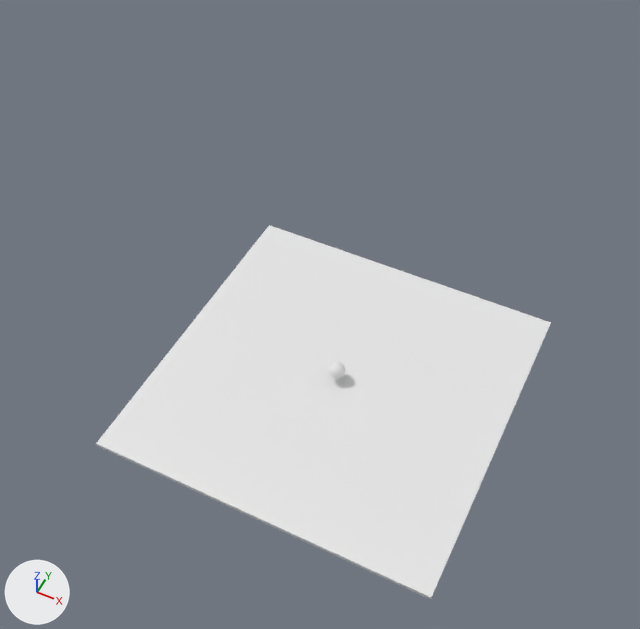
The Blender file assets/scenes/sandbox.blend as it was, and as the next commit left it.
Both versions are drawn from a camera (50 mm lens) standing at (27.0, -58.2, 83.4) and looking at (-1.0, -2.3, 13.5). The lights are fixed; the arrows at lower left show +X, +Y and +Z.

Before the edit, the objects in view are built like this:
```python
me_cube = bpy.data.meshes.new('Cube')
me_cube.from_pydata(...)  # a box spanning x -1.0..1.0, y -1.0..1.0, z -1.0..1.0
me_cube.materials.append(mat_material)  # white #e7e7e7
me_sphere = bpy.data.meshes.new('Sphere')
me_sphere.from_pydata(...)  # a UV sphere (32 segments, 16 rings, poles along z) spanning x -1.0..1.0, y -1.0..1.0, z -1.0..1.0
ob_cube = bpy.data.objects.new('Cube', me_cube)
ob_cube.location = (0.0, 0.0, 0.0)
ob_cube.scale = (20.0, 20.0, 0.2)
ob_sphere = bpy.data.objects.new('Sphere', me_sphere)
ob_sphere.location = (0.0, 0.0, 2.0)
```
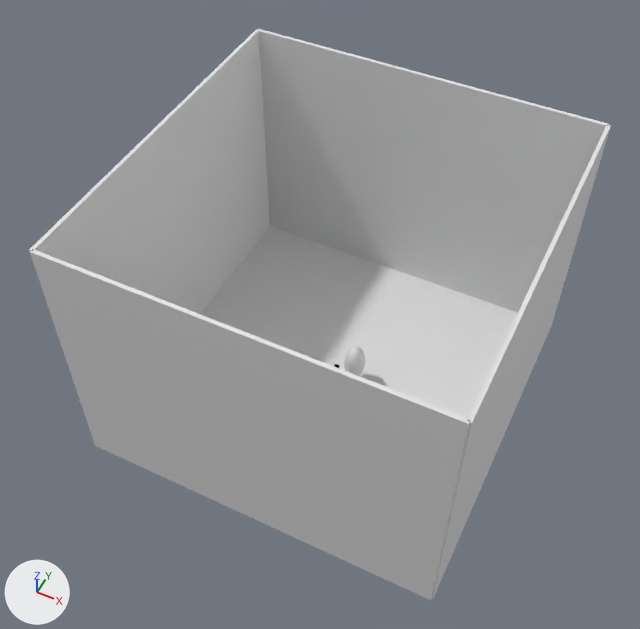
Boxes [x1, y1, x2, y2] around the edits, measured in the pictures (640 x 629 px):
'Wall.001', added: after [30, 250, 469, 600]
'Wall.003', added: after [258, 29, 609, 312]
'Wall', added: after [29, 29, 270, 314]
'Wall.002', added: after [431, 125, 611, 599]
'Player', added: after [344, 346, 365, 376]
'Sphere', deleted: before [328, 362, 345, 379]
'Cube', unchanged, covered by the edit: before [96, 225, 551, 599]; after [201, 227, 518, 419]

The change, as a diff of the scene's bpy script:
```diff
--- a/assets/scenes/sandbox.blend.py
+++ b/assets/scenes/sandbox.blend.py
@@ mat_material_004 @@
+mat_material_004 = principled_material('Material.004')
+mat_material_004.base_color = (0.8, 0.8, 0.8)  # white #e7e7e7
@@ mat_material_003 @@
+mat_material_003 = principled_material('Material.003')
+mat_material_003.base_color = (0.8, 0.8, 0.8)  # white #e7e7e7
@@ mat_material_002 @@
+mat_material_002 = principled_material('Material.002')
+mat_material_002.base_color = (0.8, 0.8, 0.8)  # white #e7e7e7
@@ mat_material_001 @@
+mat_material_001 = principled_material('Material.001')
+mat_material_001.base_color = (0.8, 0.8, 0.8)  # white #e7e7e7
@@ me_cube_004 @@
+me_cube_004.from_pydata(...)  # a box spanning x -1.0..1.0, y -1.0..1.0, z -1.0..1.0
+me_cube_004.materials.append(mat_material_004)  # white #e7e7e7
@@ me_cube_003 @@
+me_cube_003.from_pydata(...)  # a box spanning x -1.0..1.0, y -1.0..1.0, z -1.0..1.0
+me_cube_003.materials.append(mat_material_003)  # white #e7e7e7
@@ me_cube_002 @@
+me_cube_002.from_pydata(...)  # a box spanning x -1.0..1.0, y -1.0..1.0, z -1.0..1.0
+me_cube_002.materials.append(mat_material_002)  # white #e7e7e7
@@ me_cube_001 @@
+me_cube_001.from_pydata(...)  # a box spanning x -1.0..1.0, y -1.0..1.0, z -1.0..1.0
+me_cube_001.materials.append(mat_material_001)  # white #e7e7e7
@@ me_sphere_001 @@
+me_sphere_001.from_pydata(...)  # a UV sphere (32 segments, 16 rings, poles along z) spanning x -1.0..1.0, y -1.0..1.0, z -1.0..1.0
@@ ob_sphere @@
-ob_sphere = bpy.data.objects.new('Sphere', me_sphere)
-ob_sphere.location = (0.0, 0.0, 2.0)
@@ ob_wall_003 @@
+ob_wall_003 = bpy.data.objects.new('Wall.003', me_cube_004)
+ob_wall_003.location = (0.0, 20.0, 15.0)
+ob_wall_003.rotation_euler = (0.0, 1.571, 1.571)  # degrees (0, 90, 90)
+ob_wall_003.scale = (15.0, 20.0, 0.2)
@@ ob_wall_001 @@
+ob_wall_001 = bpy.data.objects.new('Wall.001', me_cube_003)
+ob_wall_001.location = (0.0, -20.0, 15.0)
+ob_wall_001.rotation_euler = (0.0, 1.571, 1.571)  # degrees (0, 90, 90)
+ob_wall_001.scale = (15.0, 20.0, 0.2)
@@ ob_wall_002 @@
+ob_wall_002 = bpy.data.objects.new('Wall.002', me_cube_002)
+ob_wall_002.location = (20.0, 0.0, 15.0)
+ob_wall_002.rotation_euler = (0.0, 1.571, 0.0)  # degrees (0, 90, 0)
+ob_wall_002.scale = (15.0, 20.0, 0.2)
@@ ob_wall @@
+ob_wall = bpy.data.objects.new('Wall', me_cube_001)
+ob_wall.location = (-20.0, 0.0, 15.0)
+ob_wall.rotation_euler = (0.0, 1.571, 0.0)  # degrees (0, 90, 0)
+ob_wall.scale = (15.0, 20.0, 0.2)
@@ ob_player @@
+ob_player = bpy.data.objects.new('Player', me_sphere_001)
+ob_player.location = (1.9, 0.8, 3.5)
+ob_player.scale = (1.17, 1.41, 2.45)
```
